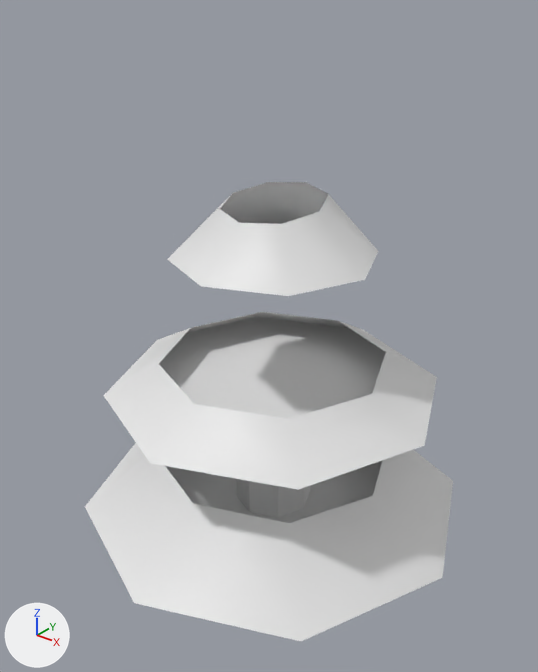
A saved change to the FBX model Assets/Assets/Objects/tree_pine2.fbx.
The view is the same before and after, from a camera (50 mm lens) standing at (2.02, -2.56, 2.97) and looking at (-0.02, -0.01, 1.39). Every picture has the same lights, and +X, +Y and +Z are marked at lower left. Where no turn or scale is listed for an object, it has been applied to the vertices.
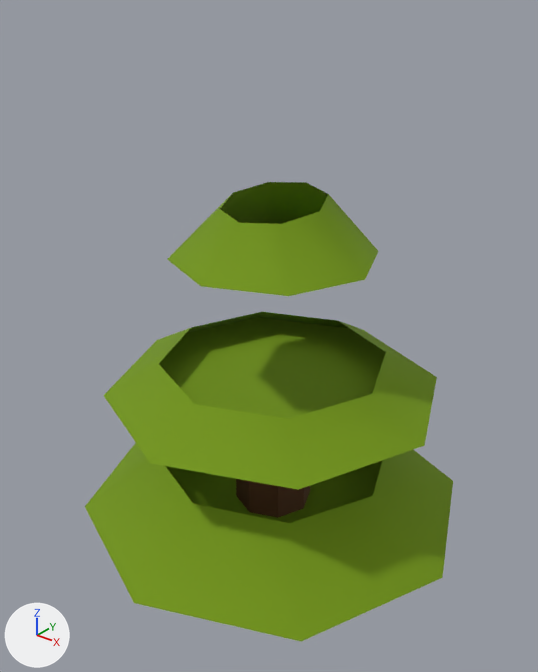
Location of each change, [x1, y1, x2, y2] in pixels of the pictures (538 x 672 px):
'Cone', recoloured (white to green)
    both: [85, 443, 453, 641]
'Cone_1', recoloured (white to green)
    both: [103, 312, 437, 490]
'Cone_2', recoloured (white to green)
    both: [167, 182, 378, 296]
'Cylinder', recoloured
    both: [236, 479, 310, 518]

Diff of the bpy script that builds the scene:
```diff
--- a/Assets/Assets/Objects/tree_pine2.fbx.py
+++ b/Assets/Assets/Objects/tree_pine2.fbx.py
@@ mat_mat @@
+mat_mat = principled_material('Mat')
+mat_mat.base_color = (0.168, 0.301, 0.000304)  # green #729501
+mat_mat.roughness = 0.9
@@ mat_mat_0 @@
+mat_mat_0 = principled_material('Mat_0')
+mat_mat_0.base_color = (0.122, 0.0461, 0.015)  # brown #623d21
+mat_mat_0.roughness = 0.9
@@ me_mesh_002 @@
 me_mesh_002.from_pydata(...)  # 18 vertices, 16 faces; spans x -1.0..1.0, y -1.0..1.0, z -0.6..0.6
-me_mesh_002.materials.append(mat_physical_0)  # white #e7e7e7
+me_mesh_002.materials.append(mat_mat)  # green #729501
@@ me_mesh @@
 me_mesh.from_pydata(...)  # 18 vertices, 16 faces; spans x -0.49..0.49, y -0.49..0.49, z -0.48..0.48
-me_mesh.materials.append(mat_physical_0)  # white #e7e7e7
+me_mesh.materials.append(mat_mat)  # green #729501
@@ me_mesh_003 @@
 me_mesh_003.from_pydata(...)  # 34 vertices, 40 faces; spans x -0.247..0.247, y -0.247..0.247, z -0.25..0.577
-me_mesh_003.materials.append(mat_physical)  # white #e7e7e7
+me_mesh_003.materials.append(mat_mat_0)  # brown #623d21
@@ me_mesh_001 @@
 me_mesh_001.from_pydata(...)  # 18 vertices, 16 faces; spans x -0.84..0.84, y -0.84..0.84, z -0.56..0.56
-me_mesh_001.materials.append(mat_physical_0)  # white #e7e7e7
+me_mesh_001.materials.append(mat_mat)  # green #729501
```
